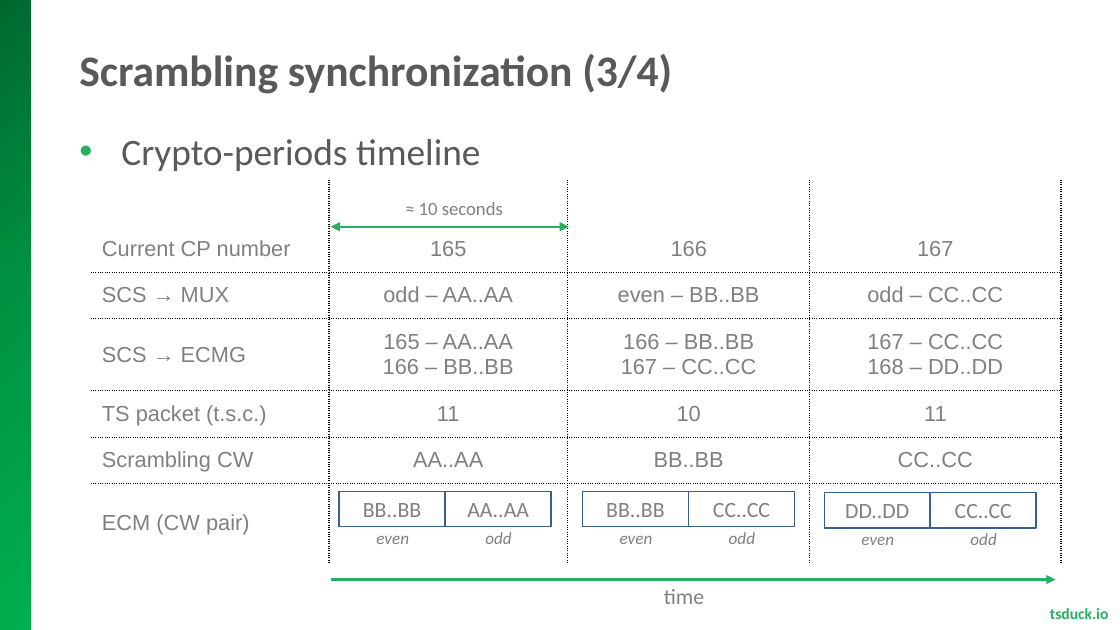
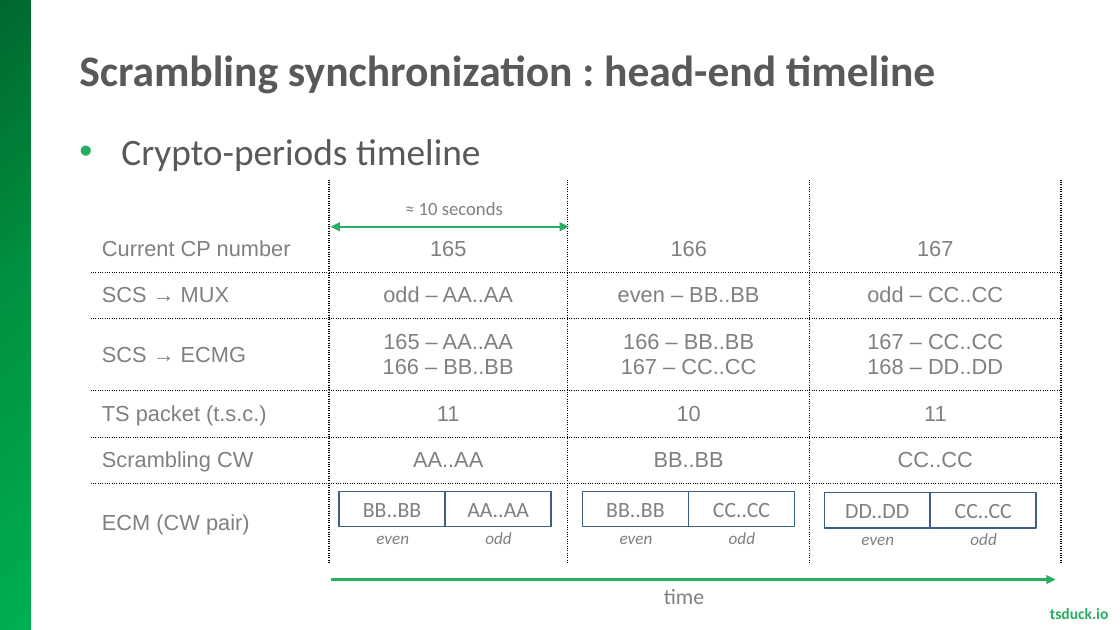
Before and after one commit to tsduck/tsduck, a slide deck: slide 30 of doc/mpegts-introduction.pptx. Drawn at 1120x630 pixels with LibreOffice and Linux fonts; fonts in the diff are those of the drawing; background and template pictures are left out. Boxes give left, top, right and bottom in pixels: in the first picture for what was removed or moved away, otherwise in the second. Text is boxed around its words. In the diff, an @@ line names an element or a change of style, - is before the commit and + after.

```diff
--- a/doc/mpegts-introduction.pptx
+++ b/doc/mpegts-introduction.pptx
@@ title at (79,55,935,94): text changed @@
-Scrambling synchronization (3/4)
+Scrambling synchronization : head-end timeline
```
Also in this commit, not shown: 5 other slides changed, 2 other files.
